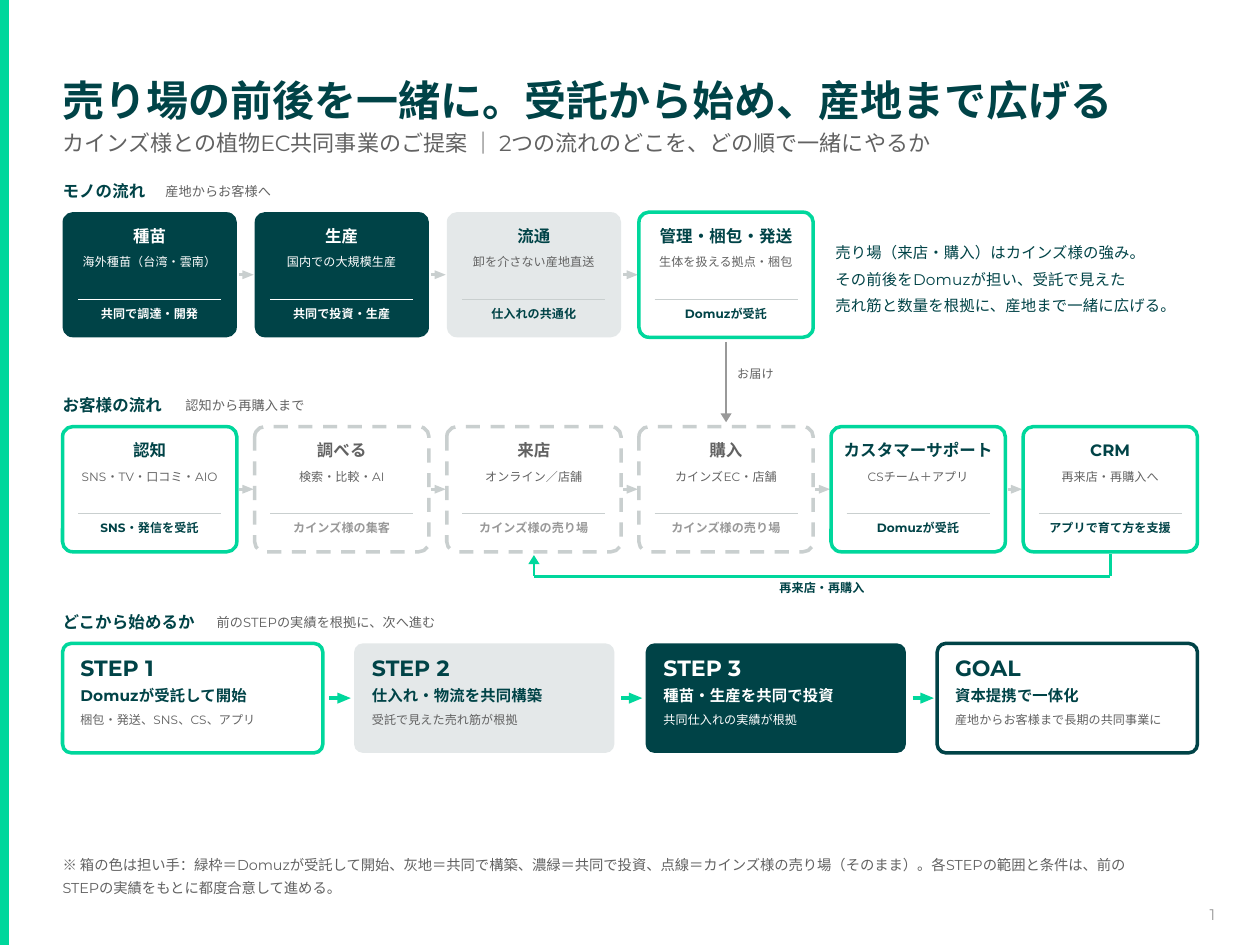
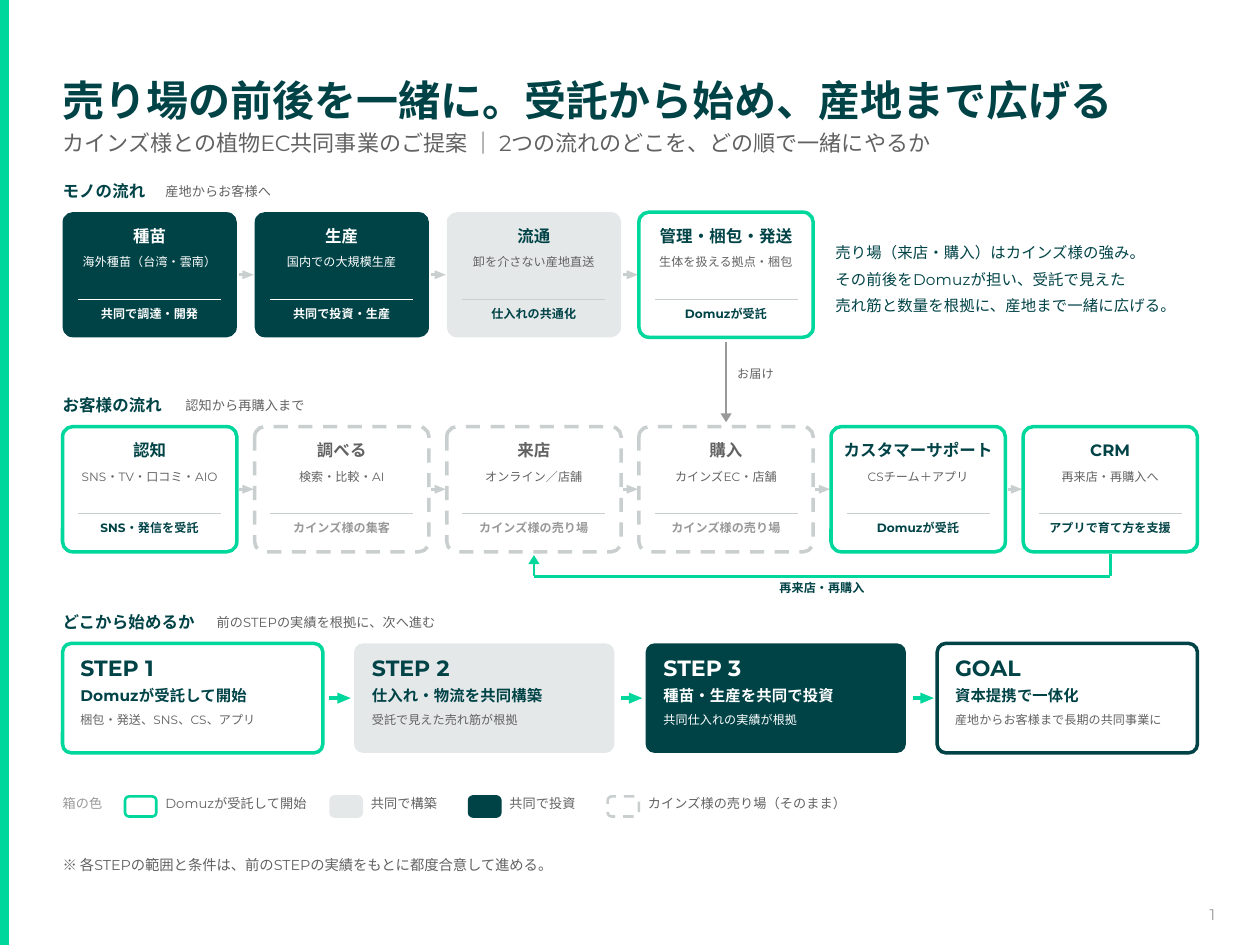
Before and after one commit to hiroki-tkg/material, a slide deck: slide 1 of cainz-2026-11/cainz_proposal.pptx. Drawn at 1260x945 pixels with LibreOffice and Linux fonts; fonts in the diff are those of the drawing. Boxes give left, top, right and bottom in pixels: in the first picture for what was removed or moved away, otherwise in the second. Text is boxed around its words. In the diff, an @@ line names an element or a change of style, - is before the commit and + after.

```diff
--- a/cainz-2026-11/cainz_proposal.pptx
+++ b/cainz-2026-11/cainz_proposal.pptx
@@ text added at <box>63,797,103,809</box>, 7.6 pt, text #999999 @@
+箱の色
@@ rounded rectangle added at <box>125,796,156,816</box>, fill #FFFFFF, outline #00D79C 1.5 pt @@
@@ text added at <box>165,797,306,809</box>, 7.6 pt, text #626262 @@
+Domuzが受託して開始
@@ rounded rectangle added at <box>330,796,362,816</box>, fill #E4E8E9, outline #E4E8E9 1.5 pt @@
@@ text added at <box>371,797,437,809</box>, 7.6 pt, text #626262 @@
+共同で構築
@@ rounded rectangle added at <box>469,796,500,816</box>, fill #004347, outline #004347 1.5 pt @@
@@ text added at <box>509,797,575,809</box>, 7.6 pt, text #626262 @@
+共同で投資
@@ rounded rectangle added at <box>607,796,639,816</box>, fill #FFFFFF, outline #C9CFCF 1.5 pt dashed @@
@@ text added at <box>648,797,846,809</box>, 7.6 pt, text #626262 @@
+カインズ様の売り場（そのまま）
@@ text at <box>80,858,552,871</box>: text changed @@
-※ 箱の色は担い手：緑枠＝Domuzが受託して開始、灰地＝共同で構築、濃緑＝共同で投資、点線＝カインズ様の売り場（そのまま）。各STEPの範囲と条件は、前のSTEPの実績をもとに都度合意して進める。
+※ 各STEPの範囲と条件は、前のSTEPの実績をもとに都度合意して進める。
```
Also in this commit, not shown: 1 slide added, 2 other files.
